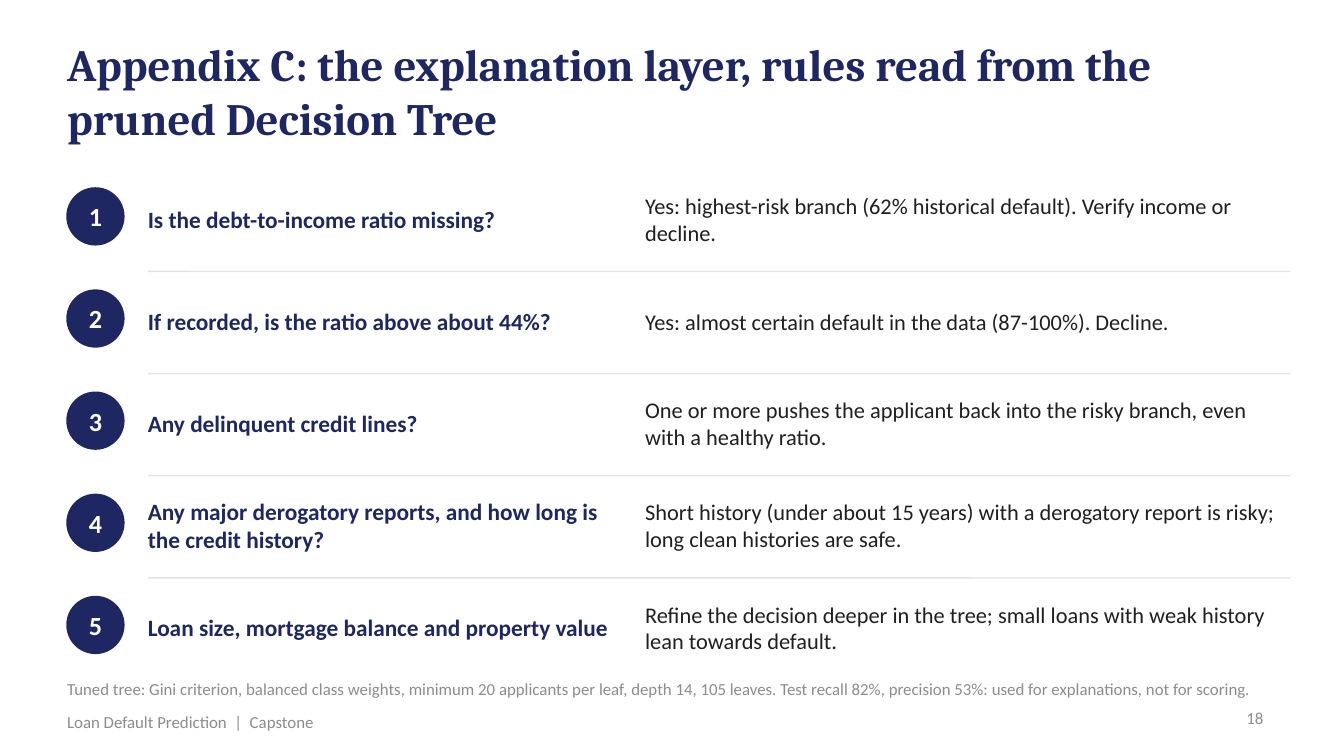
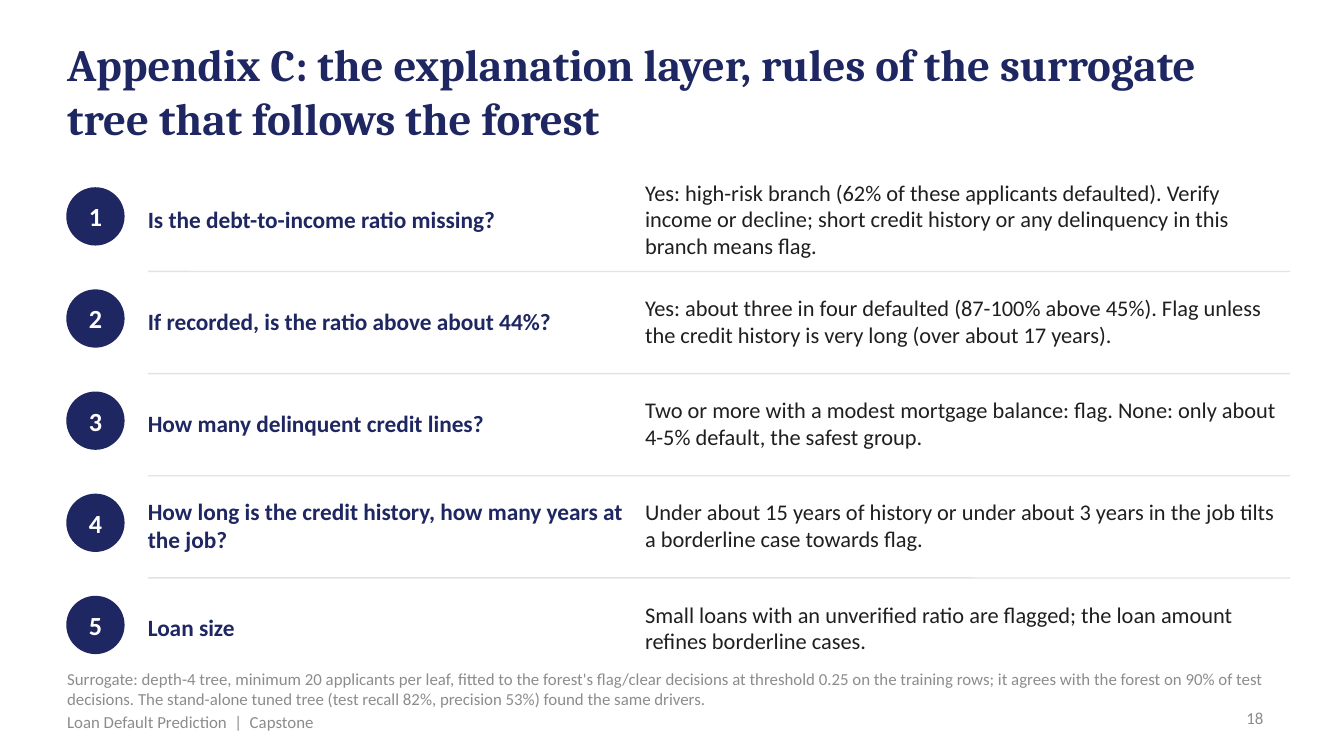
Before and after one commit to shubham1891/Personal-code, a slide deck: slide 18 of presentation/Loan_Default_Prediction_Presentation.pptx. Drawn at 1344x756 pixels with LibreOffice and Linux fonts; fonts in the diff are those of the drawing. Boxes give left, top, right and bottom in pixels: in the first picture for what was removed or moved away, otherwise in the second. Text is boxed around its words. In the diff, an @@ line names an element or a change of style, - is before the commit and + after.

```diff
--- a/presentation/Loan_Default_Prediction_Presentation.pptx
+++ b/presentation/Loan_Default_Prediction_Presentation.pptx
@@ title at <box>67,49,1196,136</box>: text changed @@
-Appendix C: the explanation layer, rules read from the pruned Decision Tree
+Appendix C: the explanation layer, rules of the surrogate tree that follows the forest
@@ text at <box>645,185,1228,258</box>: text changed @@
-Yes: highest-risk branch (62% historical default). Verify income or decline.
+Yes: high-risk branch (62% of these applicants defaulted). Verify income or decline; short credit history or any delinquency in this branch means flag.
@@ text at <box>645,300,1261,347</box>: text changed @@
-Yes: almost certain default in the data (87-100%). Decline.
+Yes: about three in four defaulted (87-100% above 45%). Flag unless the credit history is very long (over about 17 years).
@@ text at <box>148,415,484,436</box>: text changed @@
-Any delinquent credit lines?
+How many delinquent credit lines?
@@ text at <box>645,402,1275,449</box>: text changed @@
-One or more pushes the applicant back into the risky branch, even with a healthy ratio.
+Two or more with a modest mortgage balance: flag. None: only about 4-5% default, the safest group.
@@ text at <box>148,503,622,552</box>: text changed @@
-Any major derogatory reports, and how long is the credit history?
+How long is the credit history, how many years at the job?
@@ text at <box>645,504,1274,551</box>: text changed @@
-Short history (under about 15 years) with a derogatory report is risky; long clean histories are safe.
+Under about 15 years of history or under about 3 years in the job tilts a borderline case towards flag.
@@ text at <box>148,619,235,636</box>: text changed @@
-Loan size, mortgage balance and property value
+Loan size
@@ text at <box>645,607,1232,649</box>: text changed @@
-Refine the decision deeper in the tree; small loans with weak history lean towards default.
+Small loans with an unverified ratio are flagged; the loan amount refines borderline cases.
@@ text at <box>67,673,1262,708</box>: text changed @@
-Tuned tree: Gini criterion, balanced class weights, minimum 20 applicants per leaf, depth 14, 105 leaves. Test recall 82%, precision 53%: used for explanations, not for scoring.
+Surrogate: depth-4 tree, minimum 20 applicants per leaf, fitted to the forest's flag/clear decisions at threshold 0.25 on the training rows; it agrees with the forest on 90% of test decisions. The stand-alone tuned tree (test recall 82%, precision 53%) found the same drivers.
```
Also in this commit, not shown: 13 other slides changed, 20 other files.
